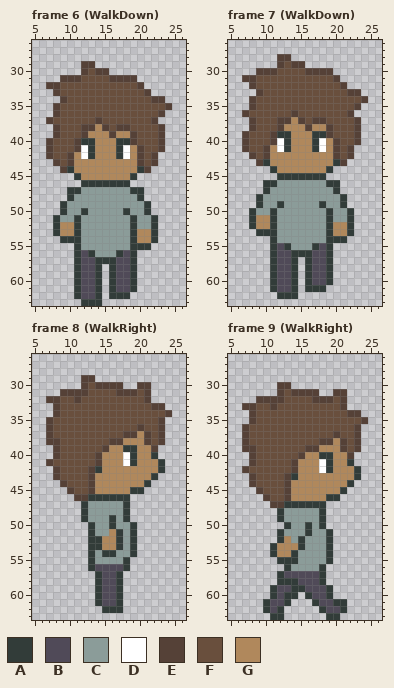
Two versions of one pixel-art file, characters.aseprite. Above: the version before the commit.
32x64 pixels, 25 frames. Colours within 5 levels of each other are drawn and written as one. Shown: frame 6 (WalkDown): x 5..26, y 26..63; frame 7 (WalkDown): x 5..26, y 26..63; frame 8 (WalkRight): x 5..26, y 26..63; frame 9 (WalkRight): x 5..26, y 26..63. The commit also changed other frames, which this record leaves out.
Palette (. is transparent): A #323c39  B #504a58  C #8b9c99  D #ffffff  E #554137  F #694f3d  G #b0885c
After:
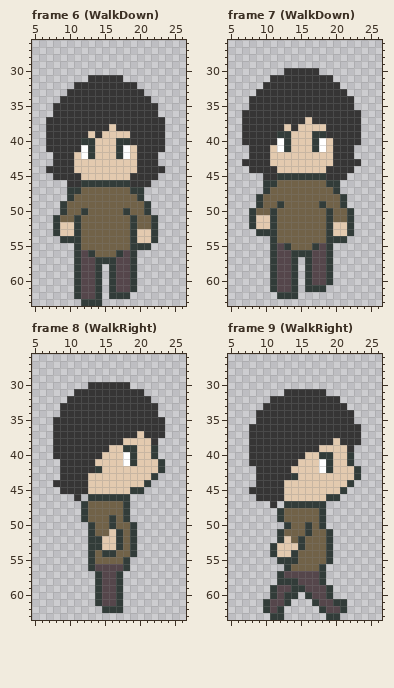
Edits made:
layer "Hair Style 1" now shown
layer "Hair Style 2" now hidden
colour B: #504a58 -> #55464b
colour C: #8b9c99 -> #716248
colour F: #694f3d -> #363535
colour G: #b0885c -> #e3caaf
Frame 6 (WalkDown):
y 29: x 12..13 EE -> ..
y 30: x 12..15 EFEE -> ....
y 31: x 9..12 EEEF -> ....; x 16..19 EEEE -> FF..
y 32: x 7..10 EEFF -> ....; x 20 E -> .
y 33: x 8..9 EF -> ..; x 21 E -> .
y 34: x 9 E -> F; x 22..23 EE -> ..
y 35: x 8 E -> F; x 23..24 FE -> ..
y 36: x 8 E -> F; x 23 E -> .
y 37: x 7 E -> F; x 14 E -> F; x 22..23 E. -> FF
y 38: x 7..8 .E -> FF; x 12..18 EEGEFEE -> FFFFGFF; x 23 E -> F
y 39: x 7..8 .E -> FF; x 12 E -> F; x 14 G -> F; x 16 E -> G; x 19 E -> F; x 23 E -> F
y 40: x 7 E -> F; x 11 E -> F; x 19 E -> F; x 23 E -> F
y 41: x 7 E -> F; x 11 E -> F; x 20 E -> F; x 23 E -> F
y 42: x 7 E -> .; x 10 E -> F; x 20 E -> F; x 22 E -> F
y 43: x 8 E -> F; x 10 E -> F; x 20 E -> F; x 22 E -> F
y 44: x 7..10 ..EA -> FFFF; x 20..23 AE.. -> FFFF
y 45: x 8..11 ...A -> FFFF; x 19..22 A... -> FFFF
y 46: x 10..11 .. -> FF; x 19..21 ... -> FFF
Frame 7 (WalkDown):
y 28: x 12..13 EE -> ..
y 29: x 12..15 EFEE -> ....
y 30: x 9..12 EEEF -> ....; x 16..19 EEEE -> FF..
y 31: x 7..10 EEFF -> ....; x 20 E -> .
y 32: x 8..9 EF -> ..; x 21 E -> .
y 33: x 9 E -> F; x 22..23 EE -> ..
y 34: x 8 E -> F; x 23..24 FE -> ..
y 35: x 8 E -> F; x 23 E -> .
y 36: x 7 E -> F; x 14 E -> F; x 22..23 E. -> FF
y 37: x 7..8 .E -> FF; x 12..18 EEGEFEE -> FFFFGFF; x 23 E -> F
y 38: x 7..8 .E -> FF; x 12 E -> F; x 14 G -> F; x 16 E -> G; x 19 E -> F; x 23 E -> F
y 39: x 7 E -> F; x 11 E -> F; x 19 E -> F; x 23 E -> F
y 40: x 7 E -> F; x 11 E -> F; x 20 E -> F; x 23 E -> F
y 41: x 7 E -> .; x 10 E -> F; x 20 E -> F; x 22 E -> F
y 42: x 8 E -> F; x 10 E -> F; x 20 E -> F; x 22 E -> F
y 43: x 7..10 ..EA -> FFFF; x 20..23 AE.. -> FFFF
y 44: x 8..11 ...A -> FFFF; x 19..22 A... -> FFFF
y 45: x 10..11 .. -> FF; x 19..21 ... -> FFF
Frame 8 (WalkRight):
y 29: x 12..13 EE -> ..
y 30: x 12 E -> .; x 14..18 EEEE. -> FFFFF; x 20..21 EE -> ..
y 31: x 9..12 EEEE -> ..FF; x 17..19 EEE -> FFF; x 21 E -> .
y 32: x 7..9 EEF -> ...; x 11 E -> F; x 21 E -> F
y 33: x 8 E -> .; x 22..23 EE -> F.
y 34: x 8 E -> .; x 23..24 FE -> ..
y 35: x 7 E -> .; x 23 E -> F
y 36: x 7 E -> .; x 20 E -> F; x 23 E -> F
y 37: x 7 E -> .; x 18..19 EE -> FF; x 21 E -> F; x 23 E -> F
y 38: x 7..8 EE -> .F; x 16..17 EE -> FF; x 21 E -> G; x 23 E -> .
y 39: x 8 E -> F; x 15 E -> F; x 22 E -> A
y 40: x 8 E -> F; x 14 E -> F
y 41: x 7..8 EF -> ..; x 14 E -> G
y 42: x 8 E -> .; x 13 E -> F
y 43: x 8 E -> .; x 13 E -> G
y 44: x 8..9 .E -> FF; x 13 E -> G
y 45: x 9..10 .E -> FF; x 13 E -> G
y 46: x 11..12 EE -> F.
Frame 9 (WalkRight):
y 30: x 12..13 EE -> ..
y 31: x 12 E -> .; x 14..18 EEEE. -> FFFFF; x 20..21 EE -> ..
y 32: x 9..12 EEEE -> ..FF; x 17..19 EEE -> FFF; x 21 E -> .
y 33: x 7..9 EEF -> ...; x 11 E -> F; x 21 E -> F
y 34: x 8 E -> .; x 22..23 EE -> F.
y 35: x 8 E -> .; x 23..24 FE -> ..
y 36: x 7 E -> .; x 23 E -> F
y 37: x 7 E -> .; x 20 E -> F; x 23 E -> F
y 38: x 7 E -> .; x 18..19 EE -> FF; x 21 E -> F; x 23 E -> F
y 39: x 7..8 EE -> .F; x 16..17 EE -> FF; x 21 E -> G; x 23 E -> .
y 40: x 8 E -> F; x 15 E -> F; x 22 E -> A
y 41: x 8 E -> F; x 14 E -> F
y 42: x 7..8 EF -> ..; x 14 E -> G
y 43: x 8 E -> .; x 13 E -> F
y 44: x 8 E -> .; x 13 E -> G
y 45: x 8..9 .E -> FF; x 13 E -> G
y 46: x 9..10 .E -> FF; x 13 E -> G
y 47: x 11..12 EE -> F.
Boxes around the changes in both pictures, in picture pixels (x1, y1, x2, y2):
changed: (46, 61, 172, 299)
changed: (242, 54, 368, 292)
changed: (46, 375, 172, 606)
changed: (242, 382, 368, 613)
